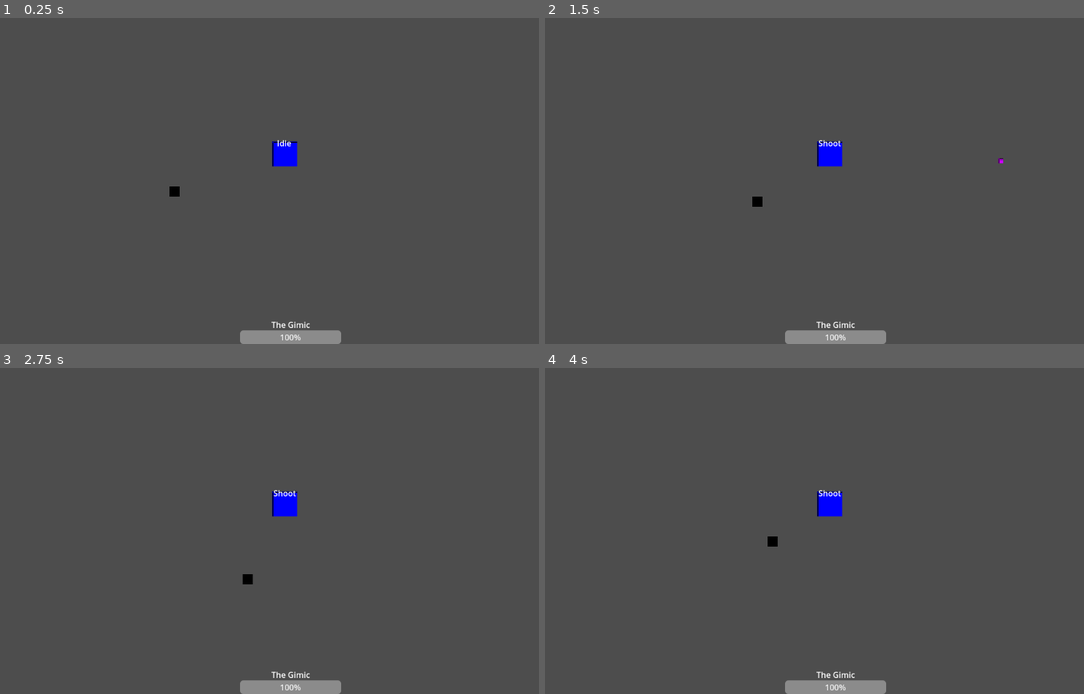
Above: before the commit, frames 1-4 (two rows, left to right).
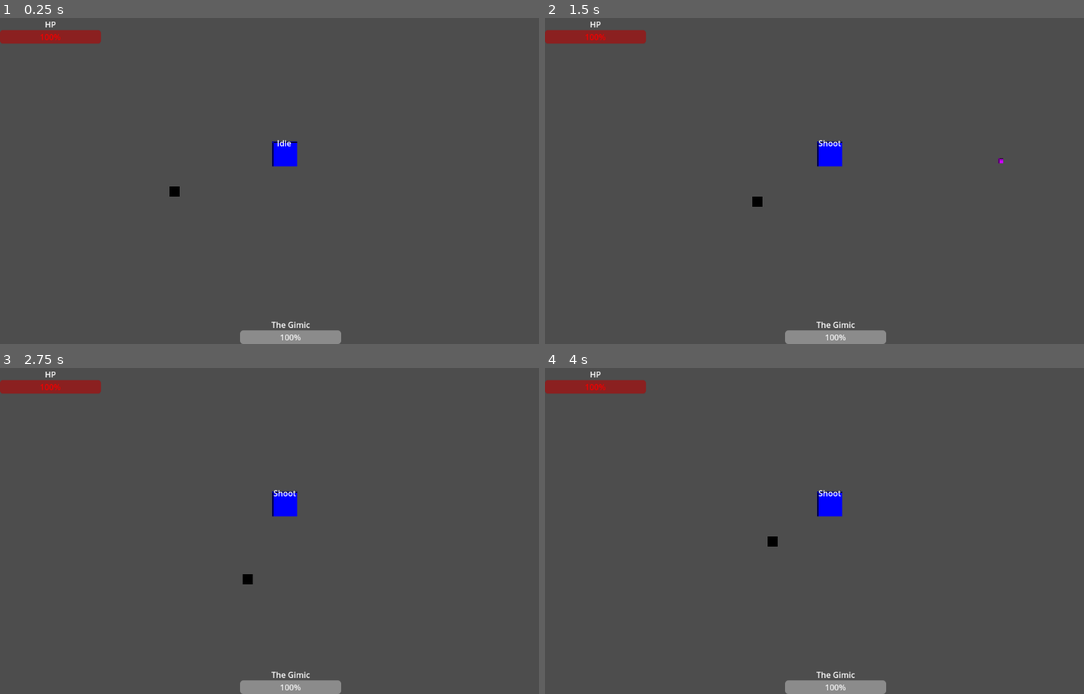
Above: after the commit, the same moments.

Repository: Asurant/giftboss
Game: Godot game, scene res://boss_room.tscn
The game is run twice, just before and just after one commit, with the same random seed, the same clock (stepped at 60 frames per second) and the same inputs.
Inputs (mouse positions are in pixels of both pictures, inside the frame that each line leads up to):
- Up to frame 1 (0.25 s): no input
- Up to frame 2 (1.5 s): tap Enter at 0.5 s; move the mouse to (965, 164) at 0.52 s; press the mouse at (965, 164) at 0.53 s; hold Right (ui_right) 0.53-1.28 s; move the mouse to (717, 197) at 1.27 s; release the mouse at (717, 197) at 1.28 s; hold Down (ui_down) from 1.28 s (still down); tap Alt at 1.35 s
- Up to frame 3 (2.75 s): move the mouse to (350, 459) at 2.02 s; release Down (ui_down) at 2.03 s; hold Right (ui_right) from 2.03 s (still down); tap Shift at 2.1 s
- Up to frame 4 (4 s): move the mouse to (809, 596) at 2.77 s; release Right (ui_right) at 2.78 s; hold Up (ui_up) 2.78-3.53 s; click (809, 596) at 2.85 s; move the mouse to (1008, 579) at 3.52 s; hold Left (ui_left) from 3.53 s (still down); tap Alt at 3.6 s

The runs differ from the first frame. In frame 1, 0.8% of the frame differs, in the area x 0-19%, y 1-8%; in frame 2, 0.8%; in frame 3, 0.8%; in frame 4, 0.8%.

Commit message:
Worked on the dashing system of the enemy and gave the player the ability to take damange

Diff:
--- a/boss.gd
+++ b/boss.gd
@@ -11,6 +11,6 @@
 			$AnimationPlayer.play("Present_Opened")
 
 func take_damage():
-	health -= 50
+	health -= 1
 	if health <= 0:
 		queue_free()
--- a/minions_slash.gd
+++ b/minions_slash.gd
@@ -2,23 +2,40 @@
 
 @onready var player = get_parent().find_child("player")
 @onready var sprite = $Sprite2D
-@onready var collision = $"../../PlayerDetection/CollisionShape2D"
+@onready var dash_hitbox = $DashHitbox
+
 
 var direction : Vector2
 var is_dashing = false
 var dash_speed = 250
+var can_dash = false
+
+var dash_duration = 0.25
+var dash_time_left = 0.0
+var hit_player = false
+
+var player_in_range = false
+var dash_direction : Vector2
 
 func _process(_delta):
 	direction = player.position - position
-	if direction.x < 0:
-		sprite.flip_h = true
-	else:
-		sprite.flip_h = false
 
 
 func _physics_process(delta):
 	if is_dashing:
+		dash_time_left -= delta
+		var collision_info = move_and_collide((player.global_position-global_position).normalized() * dash_speed * delta)
+		if collision_info and !hit_player:
+			var body = collision_info.get_collider()
+			if body.has_method("take_damage"):
+				body.take_damage()
+				hit_player = true
+		if dash_time_left <= 0:
+			is_dashing = false
+			hit_player = false
+			$Timer.start()
 		return
+
 	velocity = direction.normalized() * 40
 	move_and_collide(velocity * delta)
 
@@ -38,13 +55,34 @@
 		health = value
 
 func _on_player_detection_body_entered(body):
-	if body != player or is_dashing:
-		return
+	if body == player:
+		player_in_range = true
+		if can_dash and !is_dashing:
+			dash()
+
+func _on_player_detection_body_exited(body):
+	if body == player:
+		player_in_range = false
+
+func _on_timer_timeout():
+	can_dash = true
+	if player_in_range and !is_dashing:
+		dash()
+
+func _ready():
+	$Timer.start()
+	dash_hitbox.monitoring = true
+	dash_hitbox.connect("body_entered", Callable(self, "_on_dash_hitbox_body_entered"))
+
+func dash():
 	is_dashing = true
+	can_dash = false
+	dash_time_left = dash_duration
+	hit_player = false
+	dash_direction = (player.global_position-global_position).normalized()
+	dash_hitbox.monitoring = false
 
-	var dash_dir = (player.global_position - global_position).normalized()
-	var tween = create_tween()
-	tween.tween_property(self, "global_position", global_position + dash_dir * dash_speed, 0.8)
-	await tween.finished
-
-	is_dashing = false
+func _on_dash_hitbox_body_entered(body):
+	if body == player and !hit_player:
+		body.take_damage()
+		hit_player = true
--- a/minions_slash.tscn
+++ b/minions_slash.tscn
@@ -70,6 +70,8 @@
 [sub_resource type="CircleShape2D" id="CircleShape2D_yrn2s"]
 radius = 100.0
 
+[sub_resource type="RectangleShape2D" id="RectangleShape2D_c4xt5"]
+
 [node name="minions_slash" type="CharacterBody2D"]
 collision_layer = 2
 collision_mask = 0
@@ -90,12 +92,20 @@
 autoplay = "play"
 
 [node name="Timer" type="Timer" parent="."]
-wait_time = 0.7
+wait_time = 10.0
 
 [node name="PlayerDetection" type="Area2D" parent="."]
 
 [node name="CollisionShape2D" type="CollisionShape2D" parent="PlayerDetection"]
 shape = SubResource("CircleShape2D_yrn2s")
 
+[node name="DashHitbox" type="Area2D" parent="."]
+
+[node name="CollisionShape2D" type="CollisionShape2D" parent="DashHitbox"]
+shape = SubResource("RectangleShape2D_c4xt5")
+
+[connection signal="timeout" from="Timer" to="." method="_on_timer_timeout"]
 [connection signal="body_entered" from="PlayerDetection" to="." method="_on_player_detection_body_entered"]
 [connection signal="body_exited" from="PlayerDetection" to="." method="_on_player_detection_body_exited"]
+[connection signal="body_shape_exited" from="PlayerDetection" to="." method="_on_player_detection_body_shape_exited"]
+[connection signal="body_entered" from="DashHitbox" to="." method="_on_dash_hitbox_body_entered"]
--- a/player.gd
+++ b/player.gd
@@ -7,7 +7,13 @@
 	move_and_slide()
 
 func take_damage():
-	pass
+	health -= 1
+	if health <= 0:
+		queue_free()
+
+var health = 25:
+	set(value):
+		health = value
 
 func shoot():
 	var bullet = bullet_node.instantiate()
--- a/player.tscn
+++ b/player.tscn
@@ -18,3 +18,43 @@
 
 [node name="CollisionShape2D" type="CollisionShape2D" parent="."]
 shape = SubResource("RectangleShape2D_i3pqv")
+
+[node name="UI" type="CanvasLayer" parent="."]
+
+[node name="ProgressBar" type="ProgressBar" parent="UI"]
+self_modulate = Color(1, 0, 0, 1)
+custom_minimum_size = Vector2(200, 0)
+anchors_preset = 7
+anchor_left = 0.5
+anchor_top = 1.0
+anchor_right = 0.5
+anchor_bottom = 1.0
+offset_left = -576.0
+offset_top = -624.0
+offset_right = -376.0
+offset_bottom = -597.0
+grow_horizontal = 2
+grow_vertical = 0
+size_flags_horizontal = 4
+size_flags_vertical = 8
+max_value = 50.0
+step = 1.0
+value = 50.0
+metadata/_edit_use_anchors_ = true
+
+[node name="Label" type="Label" parent="UI/ProgressBar"]
+layout_mode = 1
+anchors_preset = 7
+anchor_left = 0.5
+anchor_top = 1.0
+anchor_right = 0.5
+anchor_bottom = 1.0
+offset_left = -38.5
+offset_top = -50.0
+offset_right = 38.5
+offset_bottom = -27.0
+grow_horizontal = 2
+grow_vertical = 0
+text = "HP"
+horizontal_alignment = 1
+metadata/_edit_use_anchors_ = true
Binary file added: export_folder/index.apple-touch-icon.png
Not shown, added: export_folder/index.apple-touch-icon.png.import
Binary file added: export_folder/index.icon.png
Not shown, added: export_folder/index.icon.png.import
Binary file added: export_folder/index.png
Not shown, added: export_folder/index.png.import
Not shown, added: export_presets.cfg
Binary file added: index.apple-touch-icon.png
Not shown, added: index.apple-touch-icon.png.import
Binary file added: index.icon.png
Not shown, added: index.icon.png.import
Binary file added: index.png
(and 14 more such lines)
